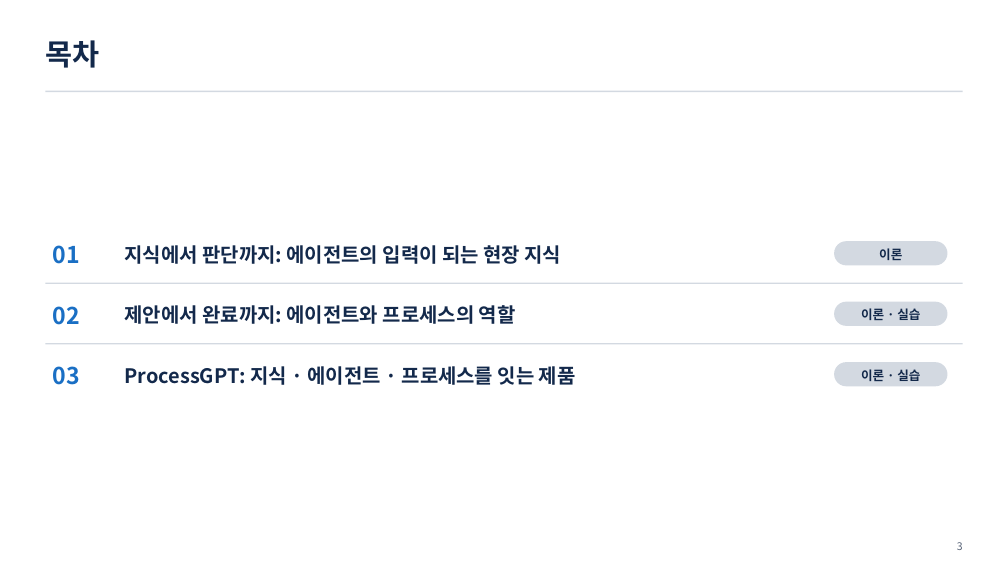
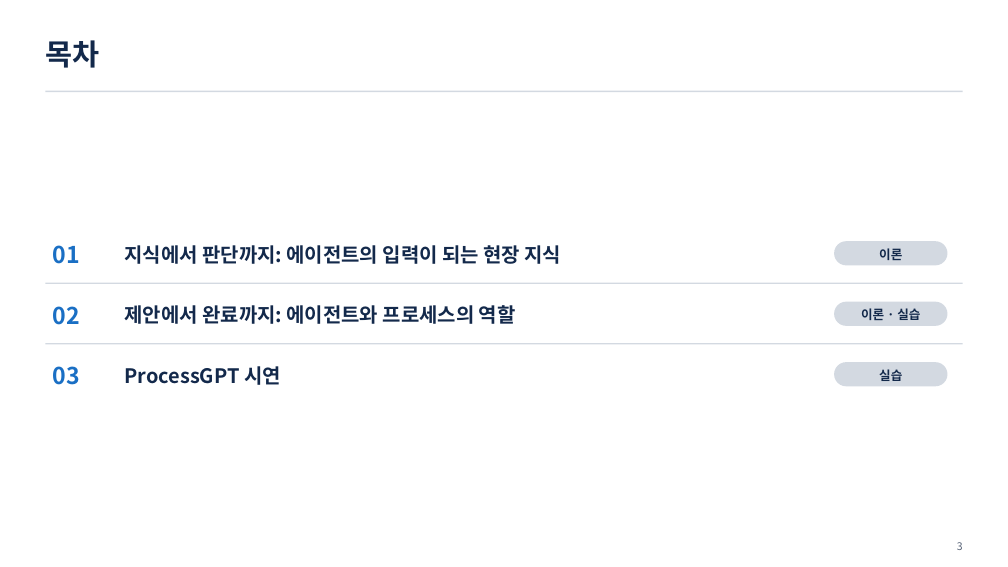
Before and after one commit to uengine-oss/hyd-iot-edu, a slide deck: slide 3 of docs/교재/통합반/11일차/통합반_11일차.pptx. Drawn at 1008x567 pixels with LibreOffice and Linux fonts; fonts in the diff are those of the drawing. Boxes give left, top, right and bottom in pixels: in the first picture for what was removed or moved away, otherwise in the second. Text is boxed around its words. In the diff, an @@ line names an element or a change of style, - is before the commit and + after.

```diff
--- a/docs/교재/통합반/11일차/통합반_11일차.pptx
+++ b/docs/교재/통합반/11일차/통합반_11일차.pptx
@@ text at bbox=[125, 366, 281, 385]: text changed @@
-ProcessGPT: 지식 · 에이전트 · 프로세스를 잇는 제품
+ProcessGPT 시연
@@ text at bbox=[879, 369, 902, 381]: text changed @@
-이론 · 실습
+실습
```
Also in this commit, not shown: 11 other slides changed, 3 slides added, 22 slides removed, 10 other files.
